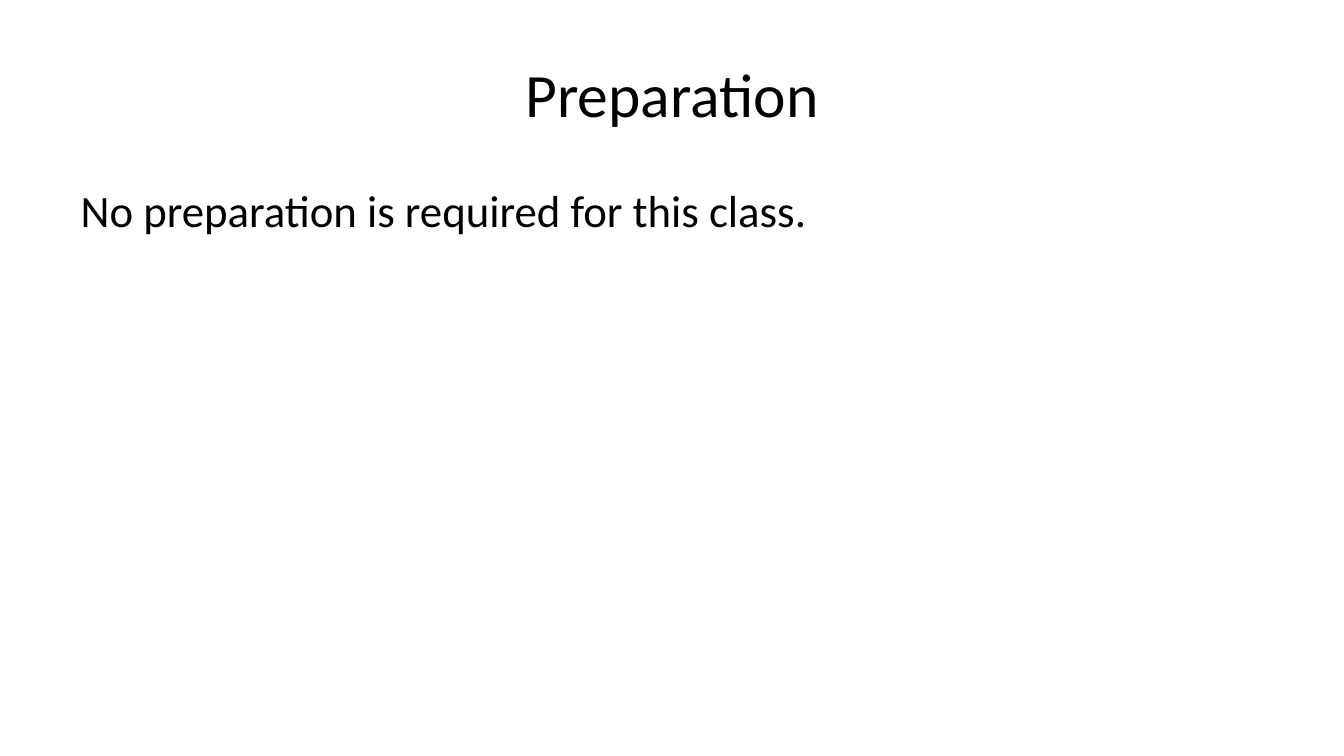
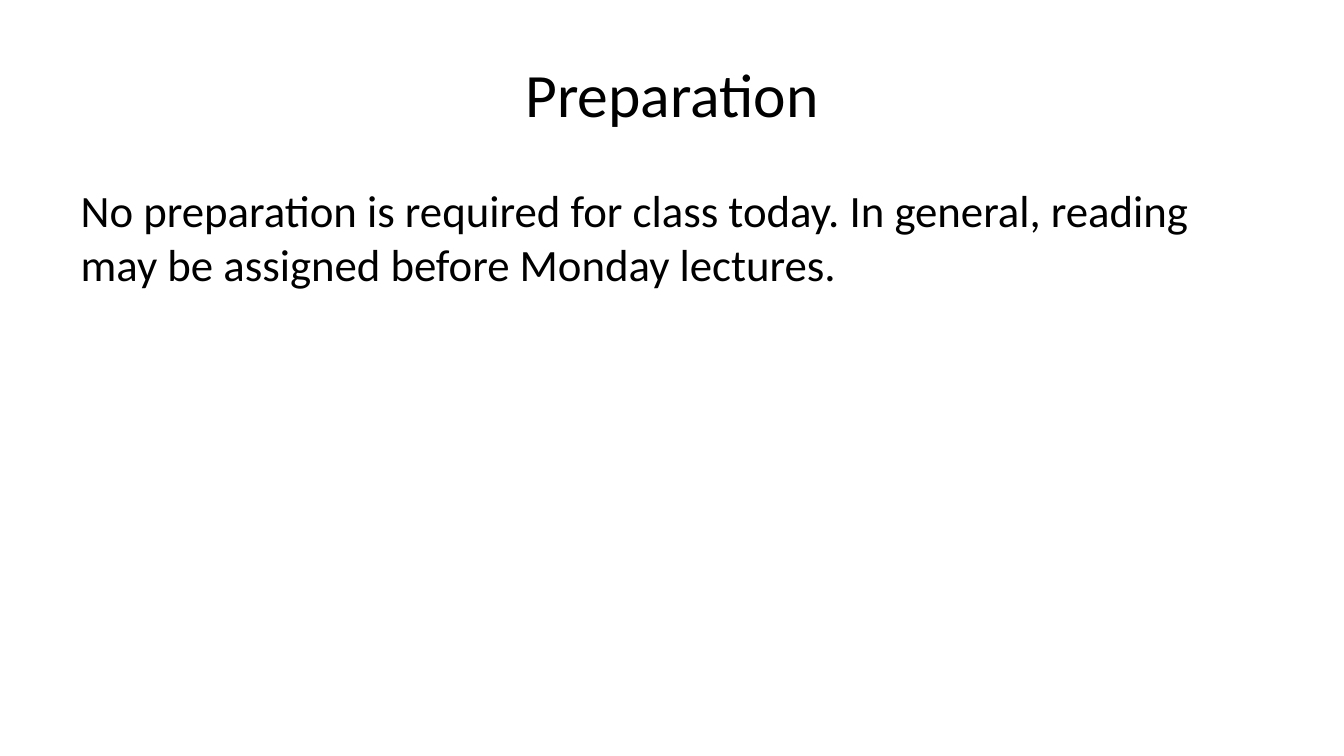
Before and after one commit to CEVE-421-521/ceve-421-521.github.io, a slide deck: slide 2 of lectures/week-01/index.pptx. Drawn at 1344x756 pixels with LibreOffice and Linux fonts; fonts in the diff are those of the drawing. Boxes give left, top, right and bottom in pixels: in the first picture for what was removed or moved away, otherwise in the second. Text is boxed around its words. In the diff, an @@ line names an element or a change of style, - is before the commit and + after.

```diff
--- a/lectures/week-01/index.pptx
+++ b/lectures/week-01/index.pptx
@@ text at (x1=81, y1=196, x2=1188, y2=289): text changed @@
-No preparation is required for this class.
+No preparation is required for class today. In general, reading may be assigned before Monday lectures.
```
Also in this commit, not shown: 7 other slides changed, 5 slides added, 6 slides removed, 54 other files.
